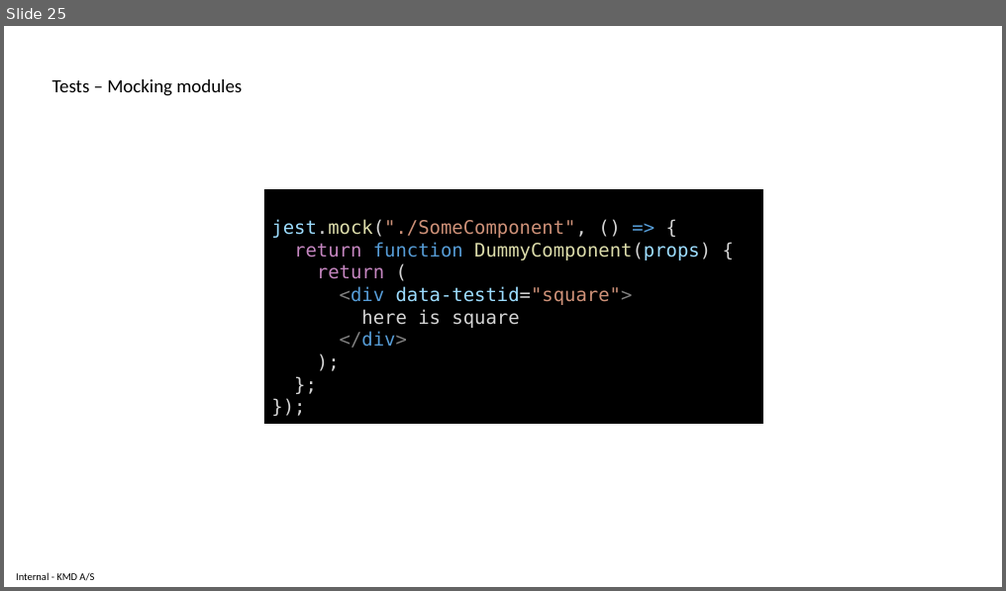
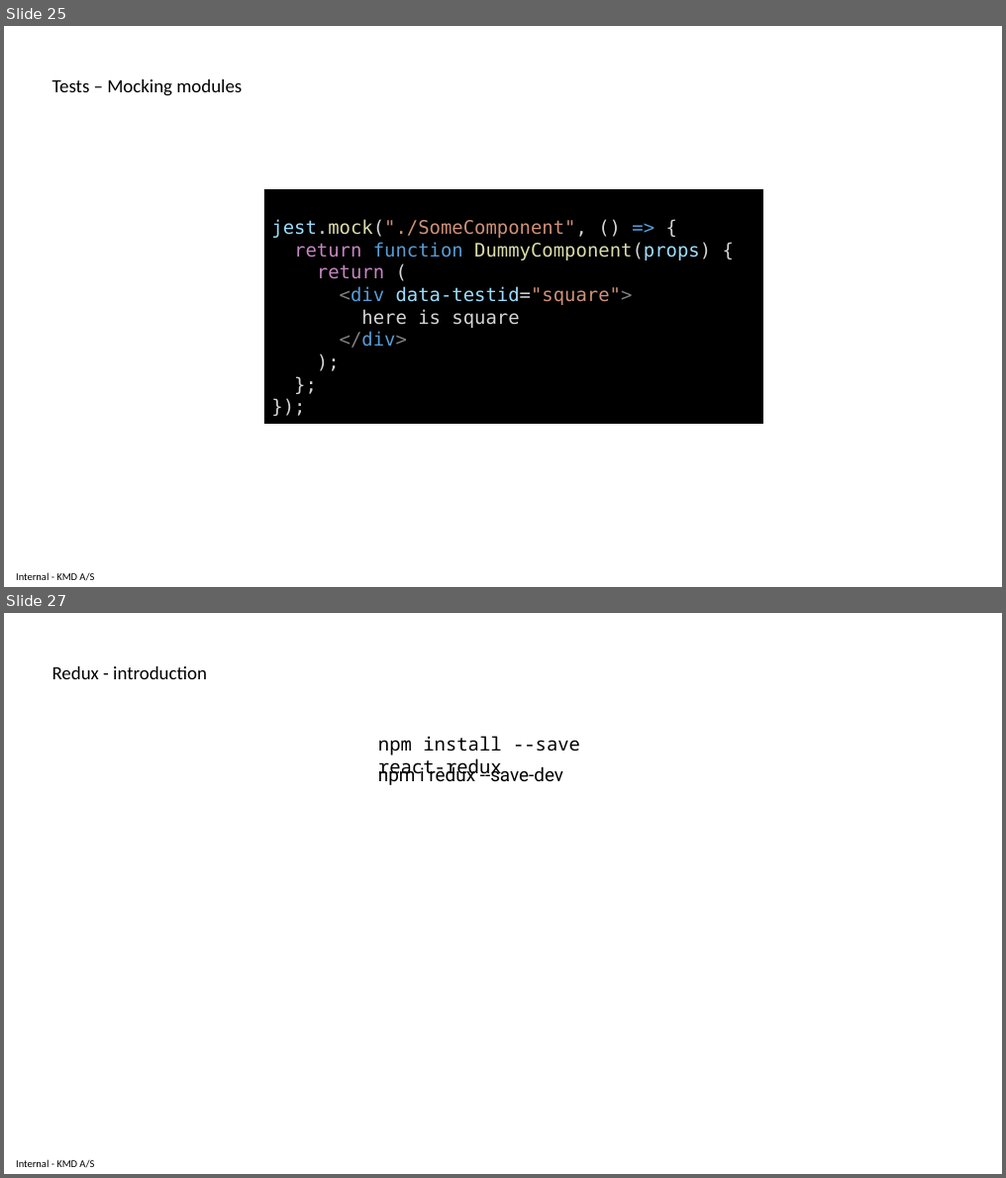
Before and after one commit to delprzemo/reactjs-starter, a slide deck: tutorial/ReactjsTraining.pptx. Shown one above the other, each under a label of ours: slide 25 before the commit, slides 25 and 27 after it; the slides between them are not shown. The pictures are 1006x591 and 1006x1178 pixels, drawn with LibreOffice and Linux fonts; fonts in the diff are those of the drawing. Boxes give left, top, right and bottom in pixels: in the first picture for what was removed or moved away, otherwise in the second. Text is boxed around its words. In the diff, an @@ line names an element or a change of style, - is before the commit and + after.

```diff
--- a/tutorial/ReactjsTraining.pptx
+++ b/tutorial/ReactjsTraining.pptx
@@ slide 27 added at (x1=4, y1=613, x2=1002, y2=1174), background #FFFFFF; not listed: 1 template element that a slide beside it also shows @@
@@ text added at (x1=53, y1=666, x2=207, y2=679), 18 pt, text #000000 @@
+Redux - introduction
@@ text added at (x1=378, y1=736, x2=580, y2=779), 18 pt, text #000000 @@
+npm install --save react-redux
@@ text added at (x1=378, y1=763, x2=563, y2=785), 18 pt, text #000000 @@
+npm i redux --save-dev
```
Also in this commit, not shown: 3 other slides added, 2 other files.
